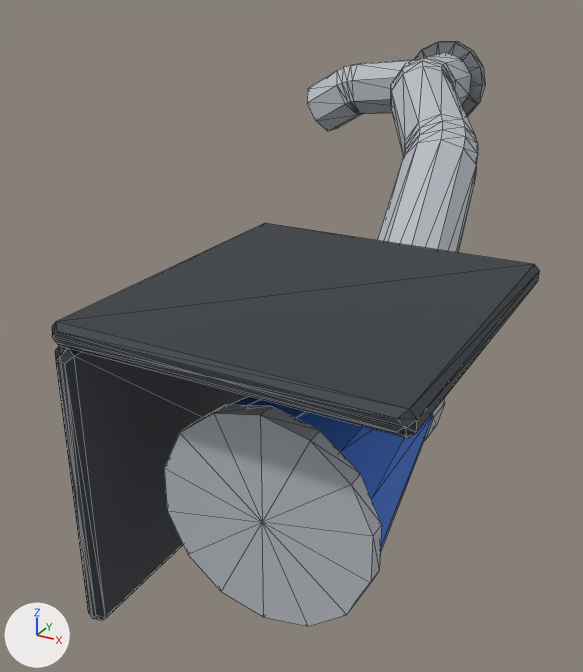
The glTF model assets/parts/intake/cold_air_intake/kaze_gt.glb as it was, and as the next commit left it.
Both versions are drawn from a camera (50 mm lens) standing at (0.484, -0.961, 0.151) and looking at (0.149, -0.353, -0.153). Lighting does not change. The marker at lower left points along +X, +Y and +Z. The older version comes first. Mesh edges are drawn as thin lines. Vertices at exactly the same position are counted once.

The scene before the commit, as lines of its bpy script (objects in view):
```python
me_model = bpy.data.meshes.new('model')
me_model.from_pydata(...)  # 388 vertices, 760 faces; spans x -0.57..0.57, y -1.0..1.0, z -0.47..0.47
# faces by material slot: [112, 648]
me_model.materials.append(mat_raw_metal)  # grey #a3a7ab
me_model.materials.append(mat_car_atlas)  # picture img_car_atlas
ob_model = bpy.data.objects.new('model', me_model)
ob_model.parent = ob_cold_air_intake
ob_model.location = (0.183, -0.315, -0.077)
ob_model.scale = (0.345, 0.345, 0.345)
```
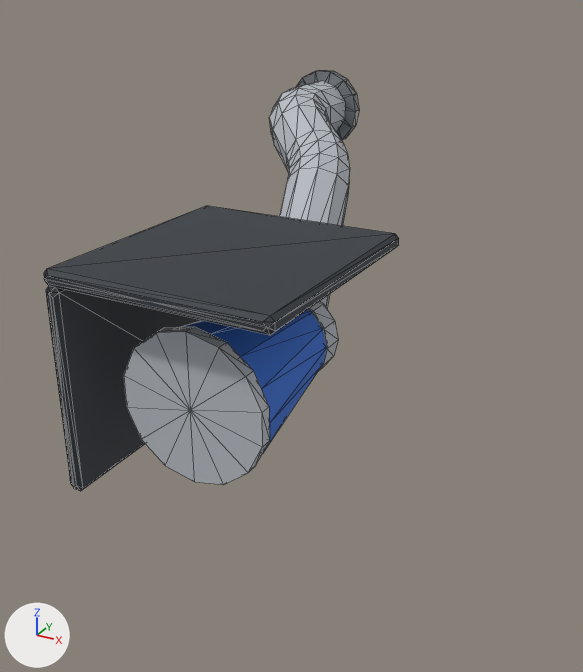
Boxes (x1, y1, x2, y2) around the edits, measured in the pictures (583 x 672 px; the box of a moved part takes in the faces that stretch with it):
'model', reshaped, moved, rescaled (27% narrower, 28% shorter): before (52, 41, 539, 626); after (44, 70, 399, 491)
part 1 of me_model, moved or reshaped: before (164, 396, 432, 626); after (124, 310, 326, 485)
part 2 of me_model, moved or reshaped (mostly hidden before): before (424, 399, 445, 441); after (307, 301, 338, 371)
part 3 of me_model, moved or reshaped: before (52, 223, 539, 621); after (44, 206, 399, 491)
part 4 of me_model, added: after (269, 81, 350, 308)
part 5 of me_model, cut back: before (307, 41, 485, 252); after (296, 70, 359, 140)

Diff of the bpy script that builds the scene:
```diff
--- a/assets/parts/intake/cold_air_intake/kaze_gt.glb.py
+++ b/assets/parts/intake/cold_air_intake/kaze_gt.glb.py
@@ me_model @@
 # used by ob_model
-me_model.from_pydata(...)  # 388 vertices, 760 faces; spans x -0.57..0.57, y -1.0..1.0, z -0.47..0.47
+me_model.from_pydata(...)  # 339 vertices, 664 faces; spans x -0.51..0.51, y -1.0..1.0, z -0.62..0.62
+# me_model part 1: the loose piece of 59 vertices spanning x 0.08..0.49, y -0.9..-0.41, z -0.39..0.03 is scaled about its middle by 1.32, then moved by (-0.15, 0.11, -0.06)
+# me_model part 2: the loose piece of 56 vertices spanning x 0.15..0.41, y -0.42..-0.35, z -0.31..-0.05 is scaled about its middle by 1.32, then moved by (-0.15, 0.2, -0.06)
+# me_model part 3: the loose piece of 66 vertices spanning x -0.07..0.57, y -1.0..-0.3, z -0.47..0.15 is scaled about its middle by 1.32, then moved by (-0.16, 0.11, -0.05)
+# me_model part 4: a new loose piece of 102 vertices spanning x -0.46..0.26, y -0.33..0.95, z -0.34..0.58, in mat_car_atlas (picture img_car_atlas)
+# me_model part 5
+# 204 vertices are removed from x -0.57..0.38, y -0.47..1.0, z -0.27..0.47
+# 408 faces are deleted
+# 1 vertex moves within x -0.38, y 0.95, z 0.39
+# 26 vertices are added at x -0.51..-0.17, y 0.95, z 0.27..0.62
+# 27 new vertices lie (0.0, 0.05, 0.0) away from vertices in x -0.51..-0.15, y 0.95, z 0.27..0.62
+# 112 new faces join them, mat_raw_metal (grey #a3a7ab)
 me_model.materials.append(mat_raw_metal)
@@ ob_model @@
 ob_model.parent = ob_cold_air_intake
-ob_model.location = (0.183, -0.315, -0.077)
-ob_model.scale = (0.345, 0.345, 0.345)
+ob_model.location = (0.0864, -0.249, -0.117)
+ob_model.scale = (0.261, 0.261, 0.261)
```
